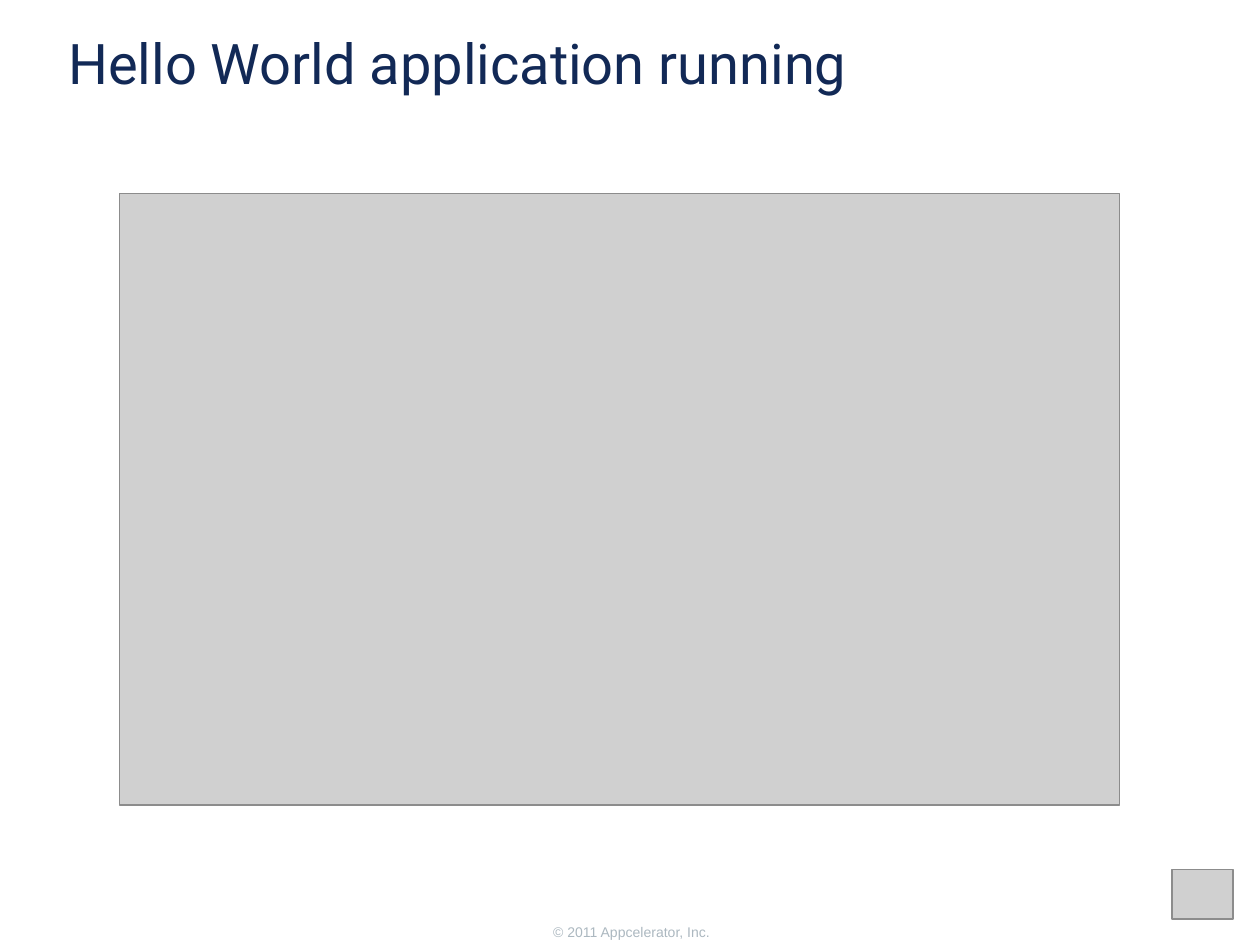
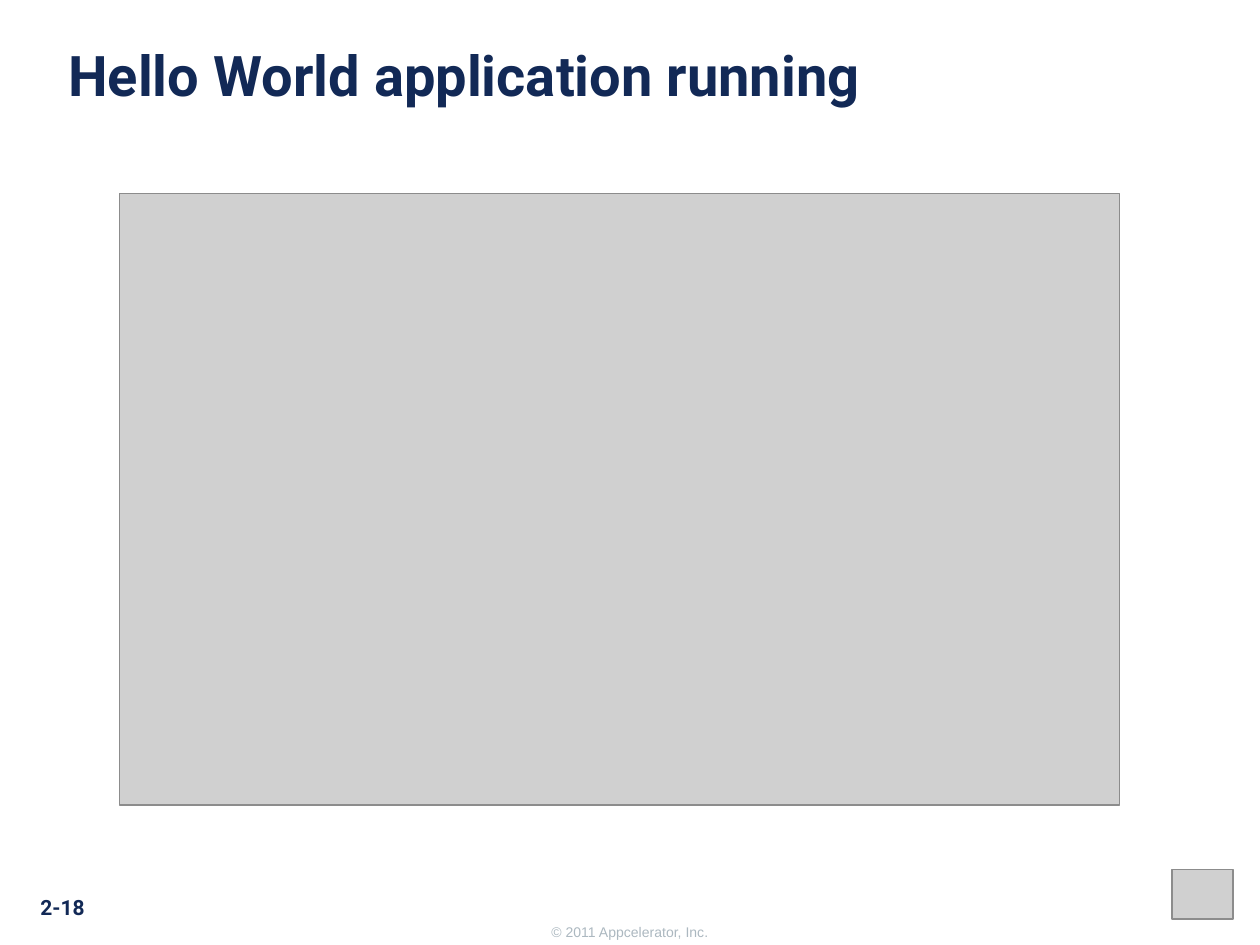
Before and after one commit to appcelerator-training-archive/tcad_certification, a slide deck: slide 18 of 210/210.ppt. Drawn at 1260x945 pixels with LibreOffice and Linux fonts; fonts in the diff are those of the drawing; grey boxes stand for pictures; background and template pictures are left out. Boxes give left, top, right and bottom in pixels: in the first picture for what was removed or moved away, otherwise in the second. Text is boxed around its words. In the diff, an @@ line names an element or a change of style, - is before the commit and + after.

```diff
--- a/210/210.ppt
+++ b/210/210.ppt
@@ text "Hello World application running": place and size @@
-text "Hello World application running" at [68, 42, 847, 96]
+text "Hello World application running" at [68, 54, 860, 108]
@@ text "Hello World application running" at [68, 54, 860, 108]: bold on @@
@@ page number added at [40, 900, 84, 916], 12 pt, text #122956, bold @@
+2-18
@@ text added at [566, 927, 709, 940], 8 pt, text #ACB8C0 @@
+© 2011 Appcelerator, Inc.
@@ text removed at [567, 927, 710, 940] @@
-© 2011 Appcelerator, Inc.
```
Also in this commit, not shown: 27 other slides changed, 1 slide added, 5 slides removed, 54 other files.
